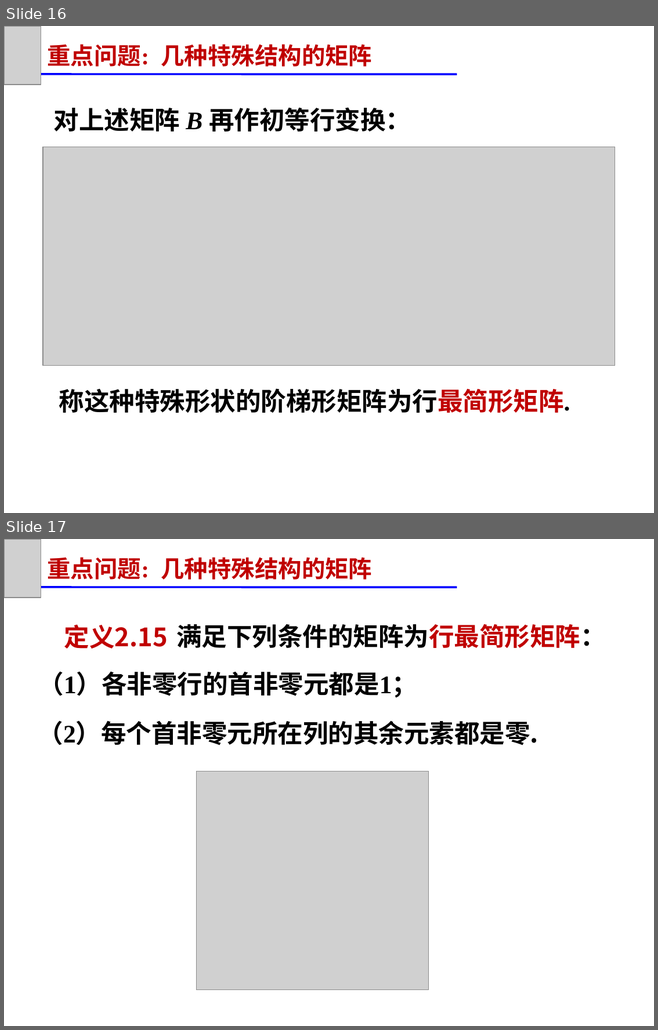
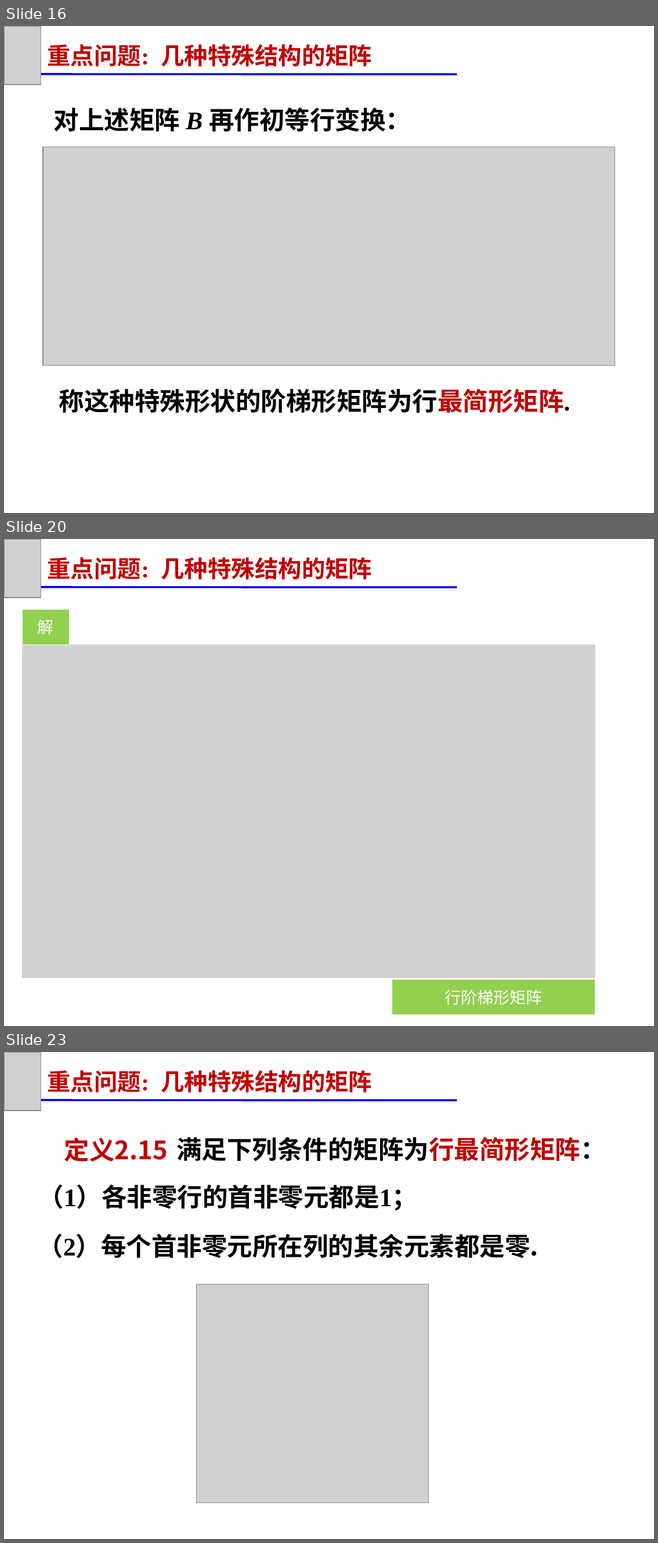
Before and after one commit to zeemeil/zeemeil.github.io, a slide deck: files/2025_2_LM/1031_0205.pptx. Shown one above the other, each under a label of ours: slides 16 and 17 before the commit, slides 16, 20 and 23 after it; the slides between them are not shown. The pictures are 658x1030 and 658x1543 pixels, drawn with LibreOffice and Linux fonts; fonts in the diff are those of the drawing; grey boxes stand for pictures. Boxes give left, top, right and bottom in pixels: in the first picture for what was removed or moved away, otherwise in the second. Text is boxed around its words. In the diff, an @@ line names an element or a change of style, - is before the commit and + after.

```diff
--- a/files/2025_2_LM/1031_0205.pptx
+++ b/files/2025_2_LM/1031_0205.pptx
@@ slide 20 added at [4,539,654,1026], background #FFFFFF @@
@@ picture added at [4,539,41,598] @@
@@ text added at [48,557,372,580], 26 pt, text #C00000, bold @@
+重点问题: 几种特殊结构的矩阵
@@ line added from (10, 587) to (457, 587), #0000FF 2.25 pt @@
@@ rectangle added at [22,609,69,645], fill #92D050, outline #FFFFFF 0.25 pt, 18 pt, text #FFFFFF @@
+解
@@ picture added at [22,645,595,978] @@
@@ rectangle added at [392,979,595,1015], fill #92D050, outline #FFFFFF 0.25 pt, 18 pt, text #FFFFFF @@
+行阶梯形矩阵
@@ what was slide 17 is now slide 23 @@
```
Also in this commit, not shown: 3 slides changed, 31 other slides added, 10 other files.
